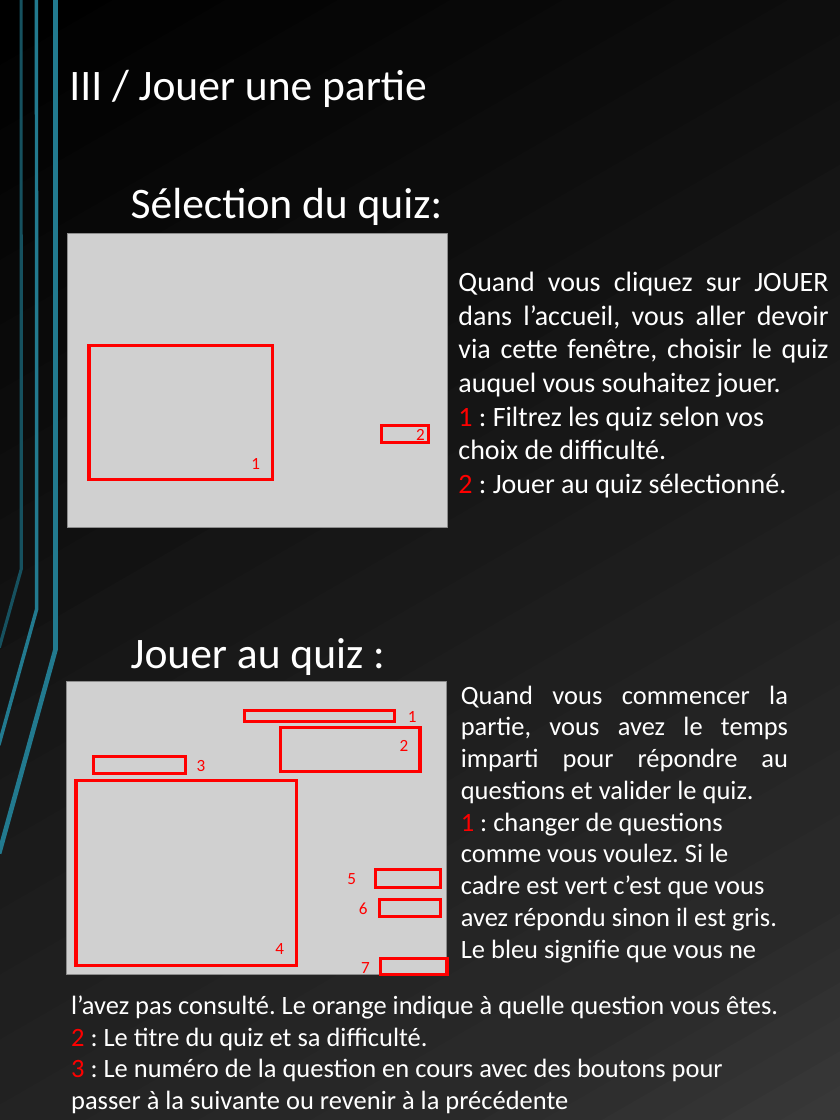
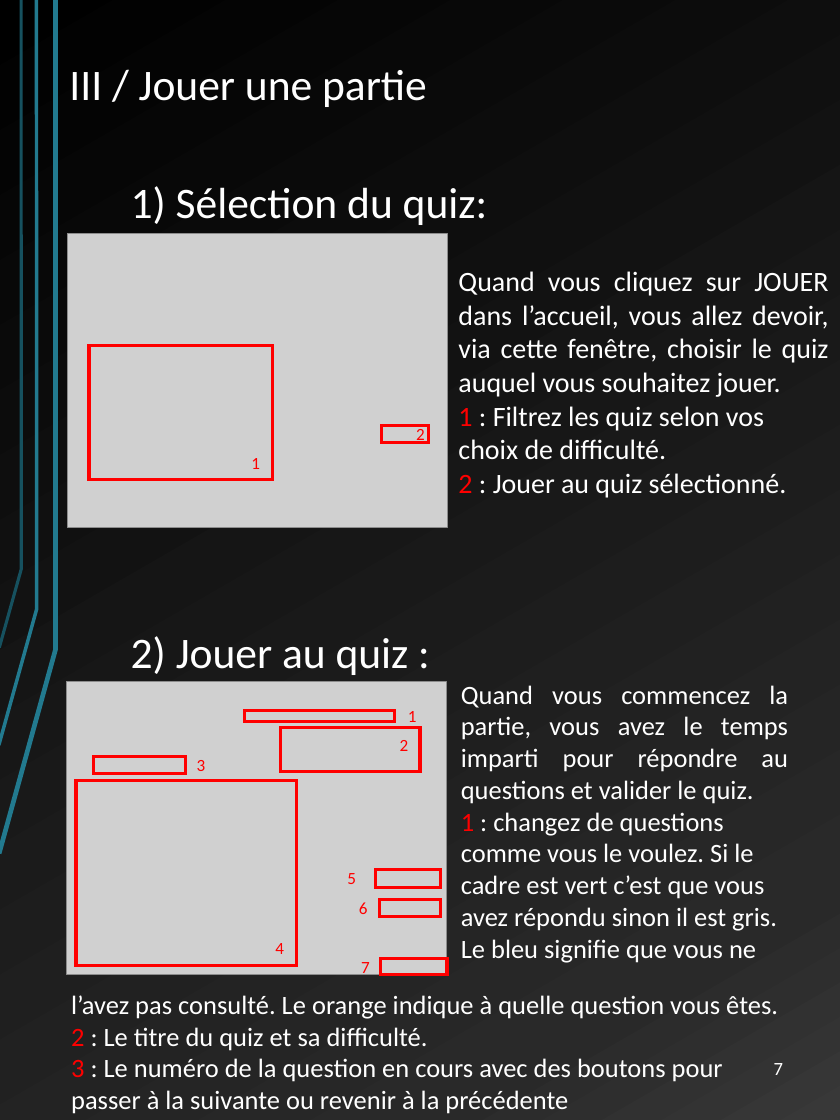
Before and after one commit to LordAlbas/warquiz, a slide deck: slide 7 of Docs/manuel utilisateur WQ.pptx (slide 6 before the commit). Drawn at 840x1120 pixels with LibreOffice and Linux fonts; fonts in the diff are those of the drawing; grey boxes stand for pictures. Boxes give left, top, right and bottom in pixels: in the first picture for what was removed or moved away, otherwise in the second. Text is boxed around its words. In the diff, an @@ line names an element or a change of style, - is before the commit and + after.

```diff
--- a/Docs/manuel utilisateur WQ.pptx
+++ b/Docs/manuel utilisateur WQ.pptx
@@ text at [131, 186, 488, 225]: text changed @@
-Sélection du quiz:
+1) Sélection du quiz:
@@ text at [458, 271, 829, 397]: text changed @@
-Quand vous cliquez sur JOUER dans l’accueil, vous aller devoir via cette fenêtre, choisir le quiz auquel vous souhaitez jouer.
+Quand vous cliquez sur JOUER dans l’accueil, vous allez devoir, via cette fenêtre, choisir le quiz auquel vous souhaitez jouer.
@@ text at [131, 636, 409, 675]: text changed @@
-Jouer au quiz :
+2) Jouer au quiz :
@@ text at [461, 685, 788, 963]: text changed @@
-Quand vous commencer la partie, vous avez le temps imparti pour répondre au questions et valider le quiz.
-1 : changer de questions comme vous voulez. Si le cadre est vert c’est que vous avez répondu sinon il est gris. Le bleu signifie que vous ne
+Quand vous commencez la partie, vous avez le temps imparti pour répondre au questions et valider le quiz.
+1 : changez de questions comme vous le voulez. Si le cadre est vert c’est que vous avez répondu sinon il est gris. Le bleu signifie que vous ne
@@ page number added at [774, 1063, 783, 1075], 12 pt, text #FFFFFF @@
+7
```
Also in this commit, not shown: 11 other slides changed, 1 slide added.
